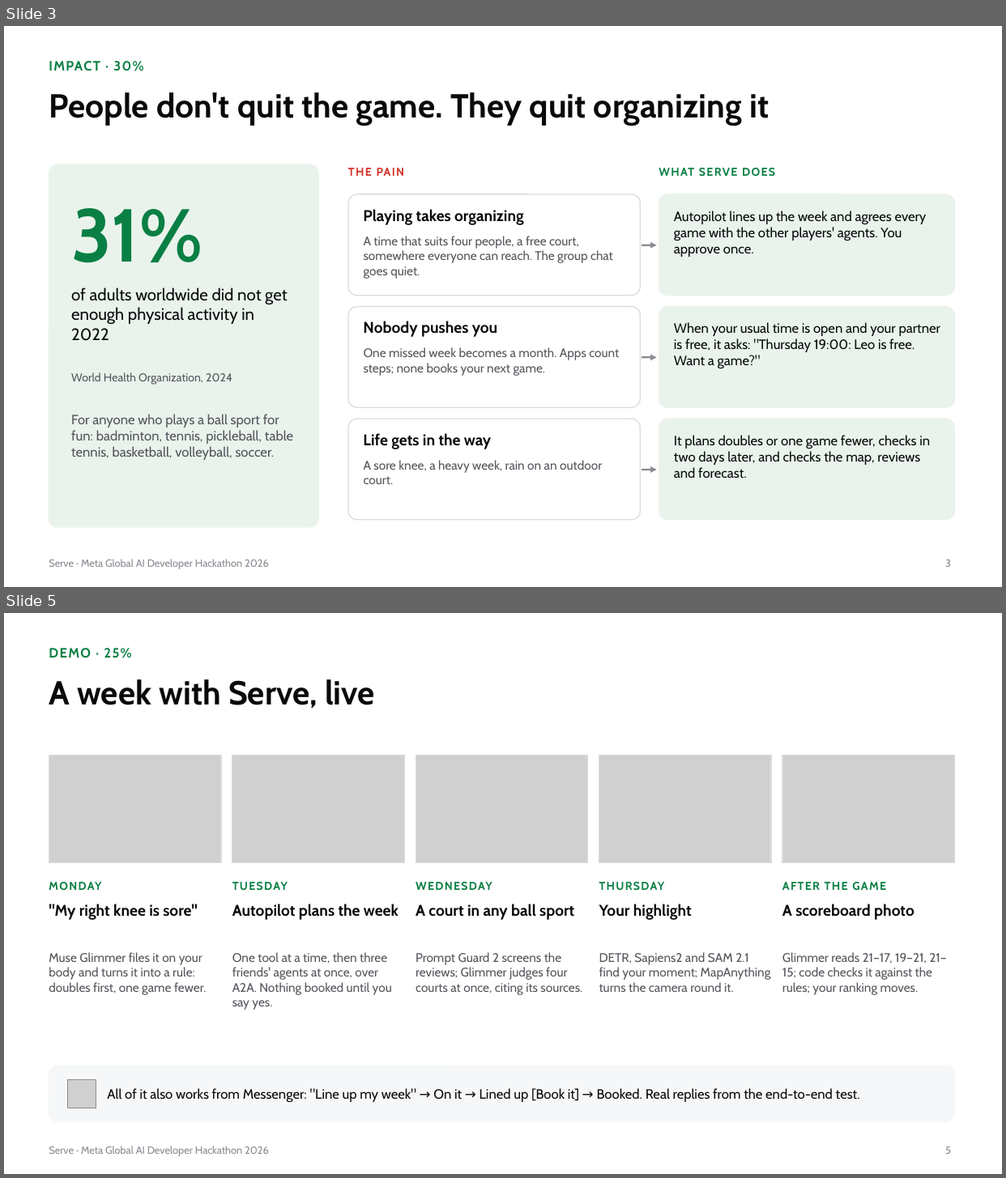
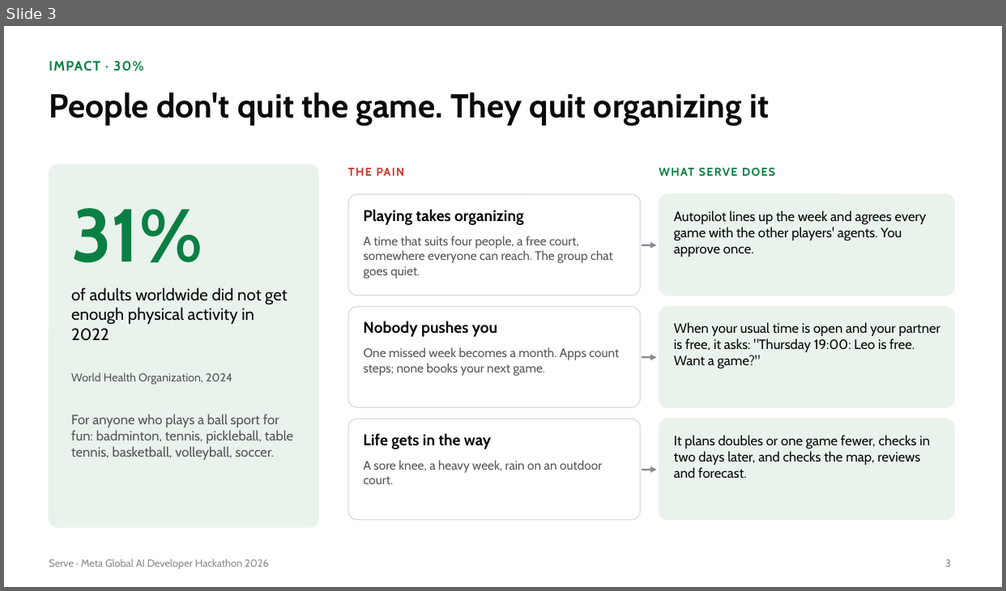
Before and after one commit to gino6178/serve-meta-hackathon, a slide deck: video/deck/Serve_Meta_deck.pptx. Shown one above the other, each under a label of ours: slides 3 and 5 before the commit, slide 3 after it; the slides between them are not shown. The pictures are 1006x1178 and 1006x591 pixels, drawn with LibreOffice and Linux fonts; fonts in the diff are those of the drawing; grey boxes stand for pictures. Boxes give left, top, right and bottom in pixels: in the first picture for what was removed or moved away, otherwise in the second. Text is boxed around its words. In the diff, an @@ line names an element or a change of style, - is before the commit and + after.

```diff
--- a/video/deck/Serve_Meta_deck.pptx
+++ b/video/deck/Serve_Meta_deck.pptx
@@ slide 5 removed at (4, 613, 1002, 1174), background #FFFFFF; not listed: 1 template element that a slide beside it also shows @@
@@ text removed at (49, 648, 131, 658) @@
-DEMO · 25%
@@ title removed at (49, 679, 375, 709) @@
-A week with Serve, live
@@ picture removed at (49, 756, 221, 863) @@
@@ rectangle removed at (49, 756, 221, 863) @@
@@ picture removed at (232, 756, 404, 863) @@
@@ rectangle removed at (232, 756, 404, 863) @@
@@ picture removed at (415, 756, 588, 863) @@
@@ rectangle removed at (415, 756, 588, 863) @@
@@ picture removed at (599, 756, 771, 863) @@
@@ rectangle removed at (599, 756, 771, 863) @@
@@ picture removed at (782, 756, 955, 863) @@
@@ rectangle removed at (782, 756, 955, 863) @@
@@ text removed at (49, 882, 101, 890) @@
-MONDAY
@@ text removed at (49, 904, 198, 920) @@
-"My right knee is sore"
@@ text removed at (232, 882, 288, 891) @@
-TUESDAY
@@ text removed at (232, 904, 398, 920) @@
-Autopilot plans the week
@@ text removed at (415, 882, 492, 890) @@
-WEDNESDAY
@@ text removed at (415, 904, 574, 920) @@
-A court in any ball sport
@@ text removed at (599, 882, 665, 891) @@
-THURSDAY
@@ text removed at (599, 904, 692, 920) @@
-Your highlight
@@ text removed at (782, 882, 886, 890) @@
-AFTER THE GAME
@@ text removed at (782, 904, 914, 920) @@
-A scoreboard photo
@@ text removed at (49, 952, 206, 995) @@
-Muse Glimmer files it on your body and turns it into a rule: doubles first, one game fewer.
@@ text removed at (232, 952, 392, 1010) @@
-One tool at a time, then three friends' agents at once, over A2A. Nothing booked until you say yes.
@@ text removed at (415, 952, 582, 995) @@
-Prompt Guard 2 screens the reviews; Glimmer judges four courts at once, citing its sources.
@@ text removed at (599, 952, 771, 992) @@
-DETR, Sapiens2 and SAM 2.1 find your moment; MapAnything turns the camera round it.
@@ text removed at (782, 952, 946, 995) @@
-Glimmer reads 21–17, 19–21, 21–15; code checks it against the rules; your ranking moves.
@@ rounded rectangle removed at (49, 1066, 955, 1122) @@
@@ picture removed at (68, 1080, 96, 1109) @@
@@ text removed at (107, 1088, 860, 1102) @@
-All of it also works from Messenger: "Line up my week" → On it → Lined up [Book it] → Booked. Real replies from the end-to-end test.
@@ page number removed at (945, 1147, 951, 1154) @@
-5
```
Also in this commit, not shown: 4 slides changed, 6 slides added, 1 other slide removed, 17 other files.
